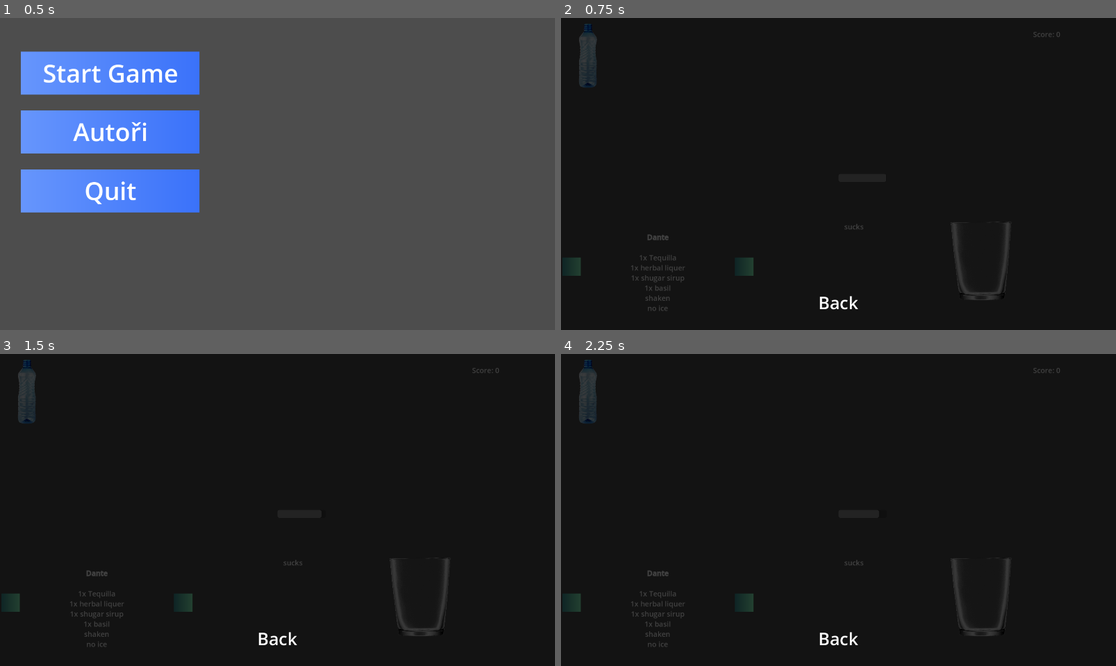
Above: before the commit, frames 1-4 (two rows, left to right).
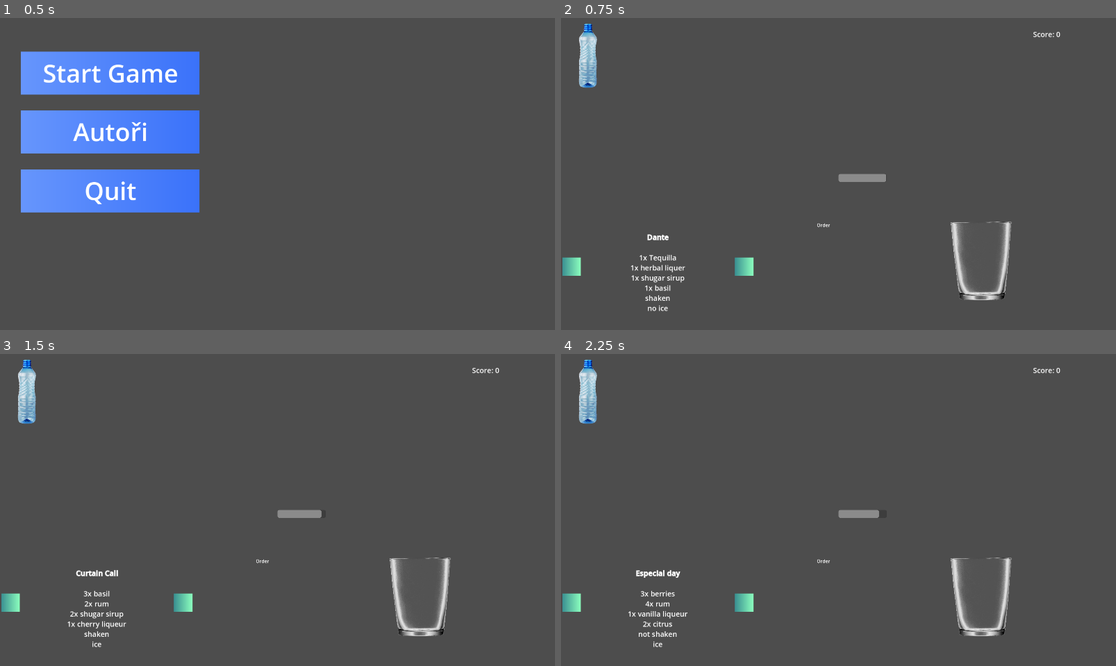
Above: after the commit, the same moments.

Repository: buficek7/GameJamBrno2024
Game: Godot game, scene res://scenes/Menu.tscn
Same seed, same stepped clock (60 frames per second), same inputs: the game is played once before the commit and once after it.
Inputs (mouse positions are in pixels of both pictures, inside the frame that each line leads up to):
- Up to frame 1 (0.5 s): no input
- Up to frame 2 (0.75 s): click "Start Game" at 0.5 s
- Up to frame 3 (1.5 s): click (183, 603) at 1.25 s
- Up to frame 4 (2.25 s): click (744, 603) at 2 s

Frame 1 is identical in both runs. In frame 2, 100% of the frame differs, in the area x 0-100%, y 0-100%; in frame 3, 100%; in frame 4, 100%.
Error before the commit: Parse Error: Could not parse global class "Dish" from "res://scripts/Dish.gd". (res://scripts/Ingredient.gd:10)

Commit message:
Added something

Diff:
--- a/scenes/Test Scene.tscn
+++ b/scenes/Test Scene.tscn
@@ -201,9 +201,6 @@
 position = Vector2(490, 300)
 scale = Vector2(3.11793, 2.15332)
 script = ExtResource("3_droxh")
-scaleTexture = null
-scaleTextureMax = null
-scaleMax = null
 
 [node name="CollisionShape2D" type="CollisionShape2D" parent="DrinkDish"]
 shape = SubResource("RectangleShape2D_hm5ap")
@@ -250,6 +247,7 @@
 offset_top = -468.0
 offset_right = 835.0
 offset_bottom = 260.0
+bbcode_enabled = true
 
 [node name="TextureButton" type="TextureButton" parent="Inspect"]
 layout_mode = 0
--- a/scripts/Dish.gd
+++ b/scripts/Dish.gd
@@ -19,7 +19,8 @@
 	return len(ingredients.keys()) == 0
 
 func _input(event):
-	if event.
+	if event.is_action_pressed("Inspect"):
+		parent.inspect.change_visibility()
 	if event.is_action_pressed("Serve"):
 		if ingEmpty():
 			return
--- a/scripts/Inscpection.gd
+++ b/scripts/Inscpection.gd
@@ -7,7 +7,7 @@
 	self.visible = !self.visible
 
 func change_label(new_text: String):
-	label.text = "[center][font_size=25]" + new_text + "[/font_size][/center]"
+	label.text = "[center][font_size=30]" + new_text + "[/font_size][/center]"
 
 
 func _on_texture_button_pressed():
--- a/scripts/Level.gd
+++ b/scripts/Level.gd
@@ -8,6 +8,7 @@
 @onready var drinkDish = $DrinkDish
 @onready var orderTimer = $Order_TImer
 @onready var scoreCount = $ScoreCount
+@onready var inspect = $Inspect
 @export var filename : String = "res://data/levels/level%d.json"
 @export var level: int = 1
 var score = 0
@@ -20,6 +21,7 @@
 # Called when the node enters the scene tree for the first time.
 func _ready():
 	active_order = null
+	inspect.visible = false
 	read_level(level)
 	next_order()
 
@@ -55,7 +57,7 @@
 		orderTimer.stop_timer()
 		return
 	active_order = waiting_orders.pop_back()
-	childOrder.change_text(self.get_order_descript())
+	inspect.change_label(self.get_order_descript())
 	orderTimer.start_timer(10)
 
 
